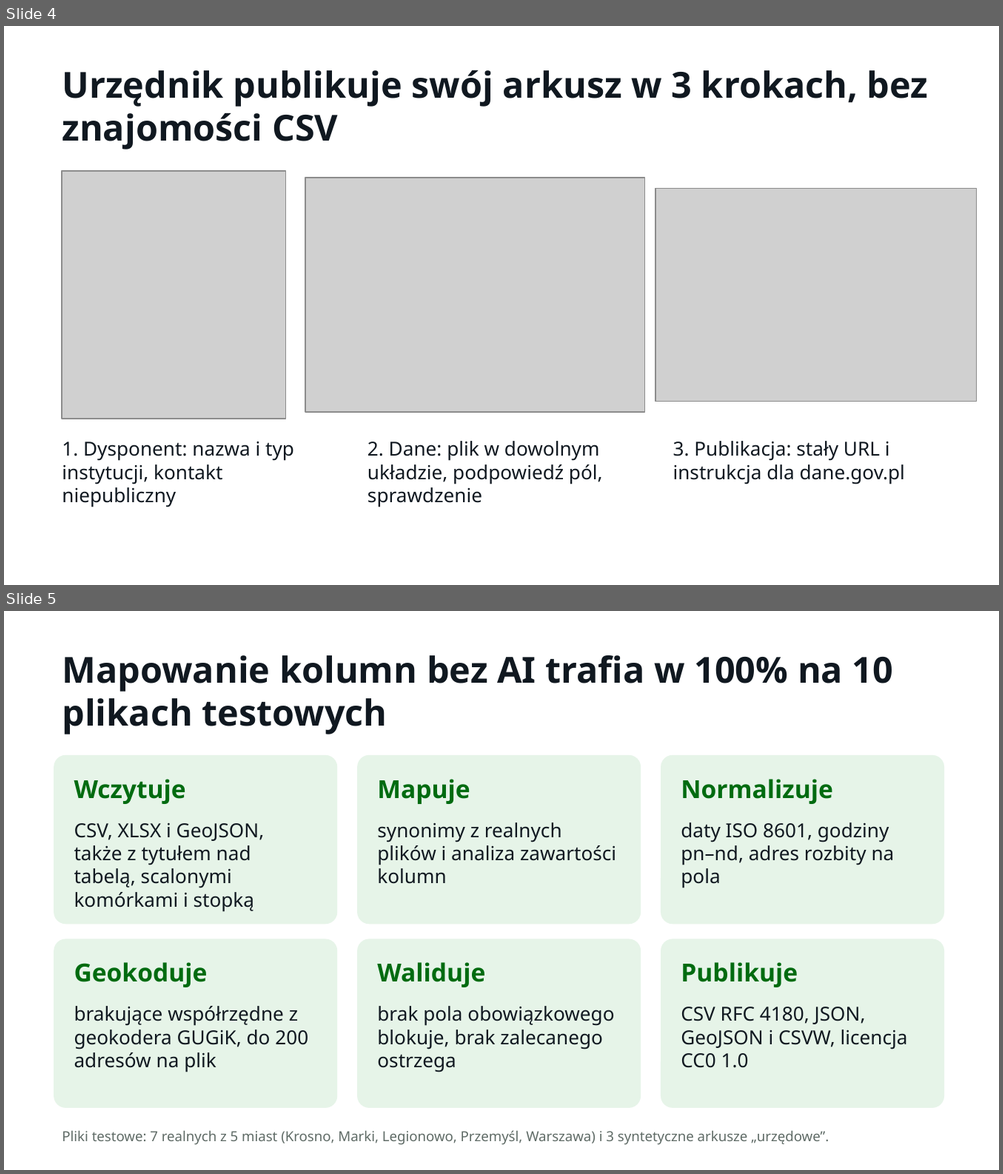
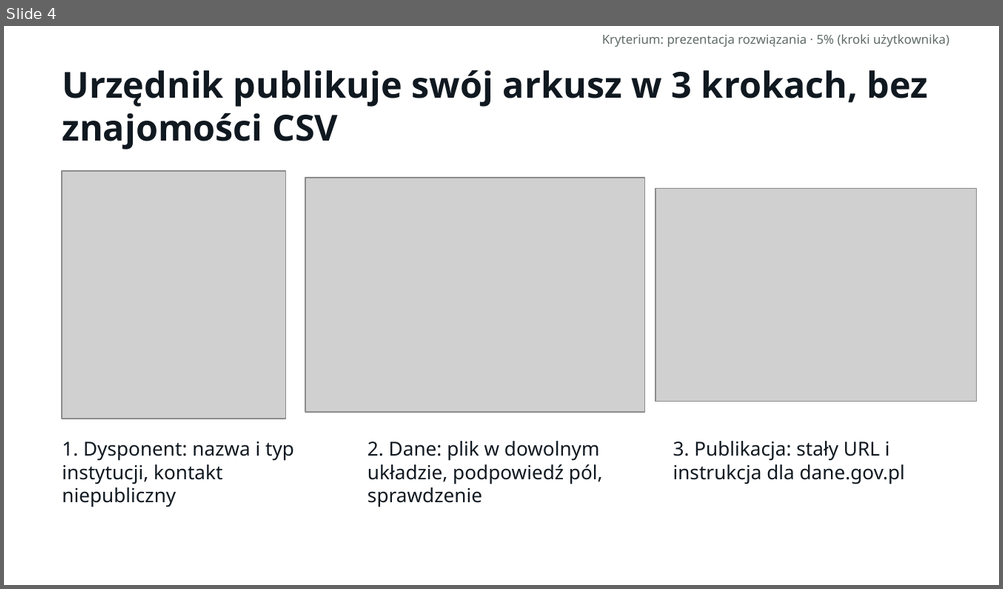
Before and after one commit to LastMinuteGameStudio/hacknation, a slide deck: prezentacja/AEDane – Misja AED (HackNation 2026).pptx. Shown one above the other, each under a label of ours: slides 4 and 5 before the commit, slide 4 after it. The pictures are 1003x1174 and 1003x589 pixels, drawn with LibreOffice and Linux fonts; fonts in the diff are those of the drawing; grey boxes stand for pictures. Boxes give left, top, right and bottom in pixels: in the first picture for what was removed or moved away, otherwise in the second. Text is boxed around its words. In the diff, an @@ line names an element or a change of style, - is before the commit and + after.

```diff
--- a/prezentacja/AEDane – Misja AED (HackNation 2026).pptx
+++ b/prezentacja/AEDane – Misja AED (HackNation 2026).pptx
@@ slide 5 removed at box(4, 611, 999, 1170), background #FFFFFF @@
@@ text removed at box(62, 655, 893, 735) @@
-Mapowanie kolumn bez AI trafia w 100% na 10 plikach testowych
@@ rounded rectangle removed at box(54, 755, 337, 924) @@
@@ rounded rectangle removed at box(357, 755, 640, 924) @@
@@ rounded rectangle removed at box(660, 755, 944, 924) @@
@@ text removed at box(74, 779, 186, 804) @@
-Wczytuje
@@ text removed at box(377, 779, 469, 804) @@
-Mapuje
@@ text removed at box(680, 779, 833, 804) @@
-Normalizuje
@@ text removed at box(74, 823, 264, 912) @@
-CSV, XLSX i GeoJSON, także z tytułem nad tabelą, scalonymi komórkami i stopką
@@ text removed at box(377, 823, 616, 884) @@
-synonimy z realnych plików i analiza zawartości kolumn
@@ text removed at box(680, 823, 894, 889) @@
-daty ISO 8601, godziny pn–nd, adres rozbity na pola
@@ rounded rectangle removed at box(54, 940, 337, 1108) @@
@@ rounded rectangle removed at box(357, 940, 640, 1108) @@
@@ rounded rectangle removed at box(660, 940, 944, 1108) @@
@@ text removed at box(74, 963, 208, 988) @@
-Geokoduje
@@ text removed at box(377, 963, 485, 988) @@
-Waliduje
@@ text removed at box(680, 963, 797, 988) @@
-Publikuje
@@ text removed at box(74, 1006, 308, 1073) @@
-brakujące współrzędne z geokodera GUGiK, do 200 adresów na plik
@@ text removed at box(377, 1006, 614, 1073) @@
-brak pola obowiązkowego blokuje, brak zalecanego ostrzega
@@ text removed at box(680, 1007, 908, 1068) @@
-CSV RFC 4180, JSON, GeoJSON i CSVW, licencja CC0 1.0
@@ text removed at box(62, 1130, 828, 1145) @@
-Pliki testowe: 7 realnych z 5 miast (Krosno, Marki, Legionowo, Przemyśl, Warszawa) i 3 syntetyczne arkusze „urzędowe”.
@@ slide 4 changed as well @@
@@ text added at box(602, 34, 949, 47), 9 pt, text #5F6B66 @@
+Kryterium: prezentacja rozwiązania · 5% (kroki użytkownika)
```
Also in this commit, not shown: 11 other slides changed, 4 other slides removed.
